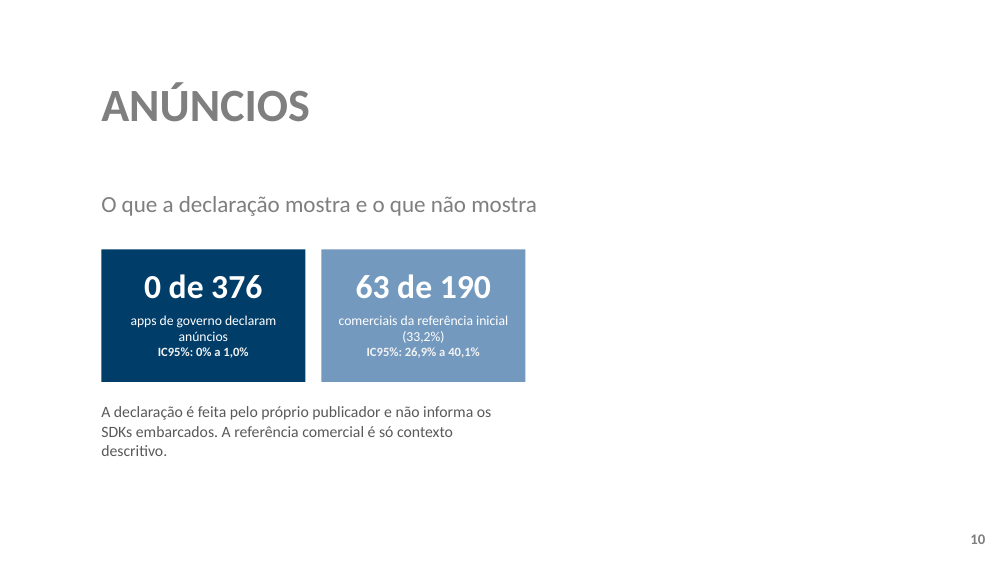
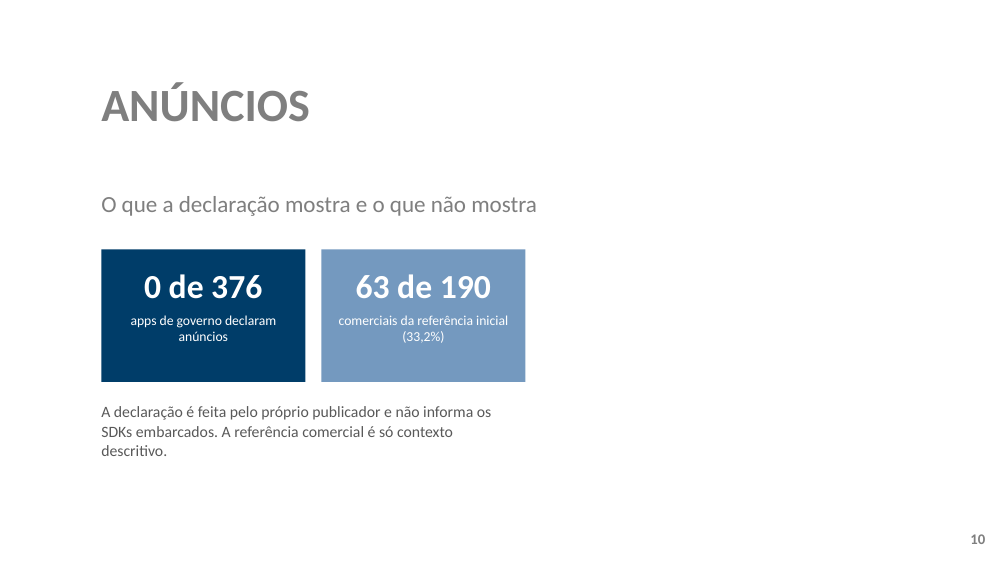
Before and after one commit to ClaudioAMF1/TCC, a slide deck: slide 10 of tcc/apresentacao/simulacao-defesa-rascunho.pptx. Drawn at 1008x567 pixels with LibreOffice and Linux fonts; fonts in the diff are those of the drawing; background and template pictures are left out. Boxes give left, top, right and bottom in pixels: in the first picture for what was removed or moved away, otherwise in the second. Text is boxed around its words. In the diff, an @@ line names an element or a change of style, - is before the commit and + after.

```diff
--- a/tcc/apresentacao/simulacao-defesa-rascunho.pptx
+++ b/tcc/apresentacao/simulacao-defesa-rascunho.pptx
@@ text at [158, 347, 248, 358]: paragraph removed @@
-IC95%: 0% a 1,0%
@@ text at [367, 347, 480, 358]: paragraph removed @@
-IC95%: 26,9% a 40,1%
```
Also in this commit, not shown: 4 other slides changed, 5 other files.
